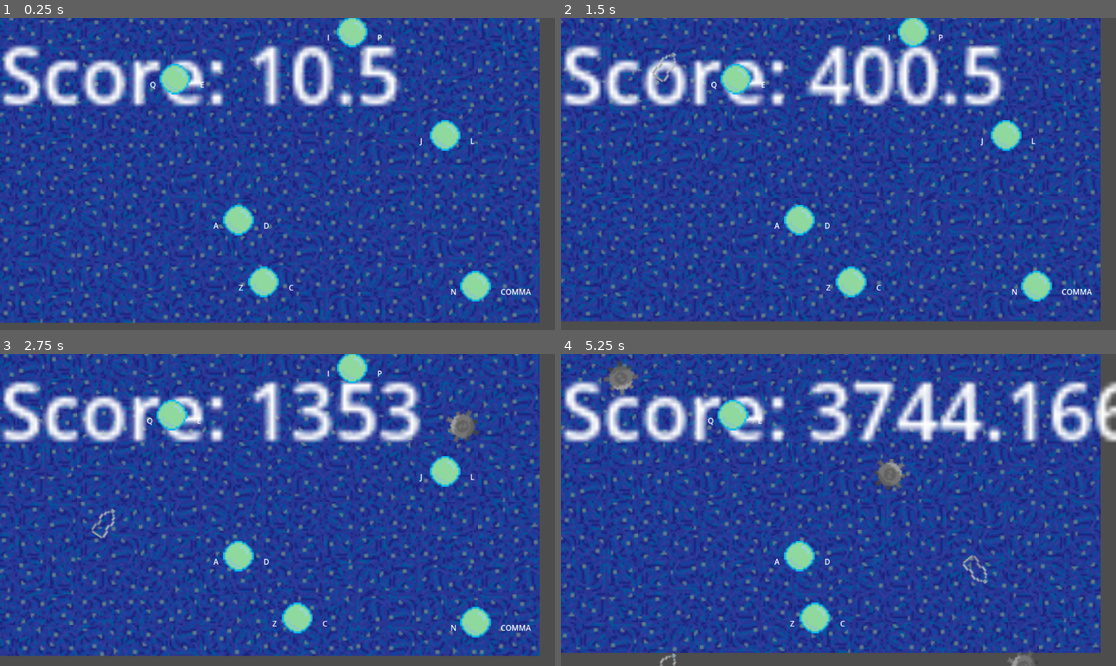
Above: before the commit, frames 1-4 (two rows, left to right).
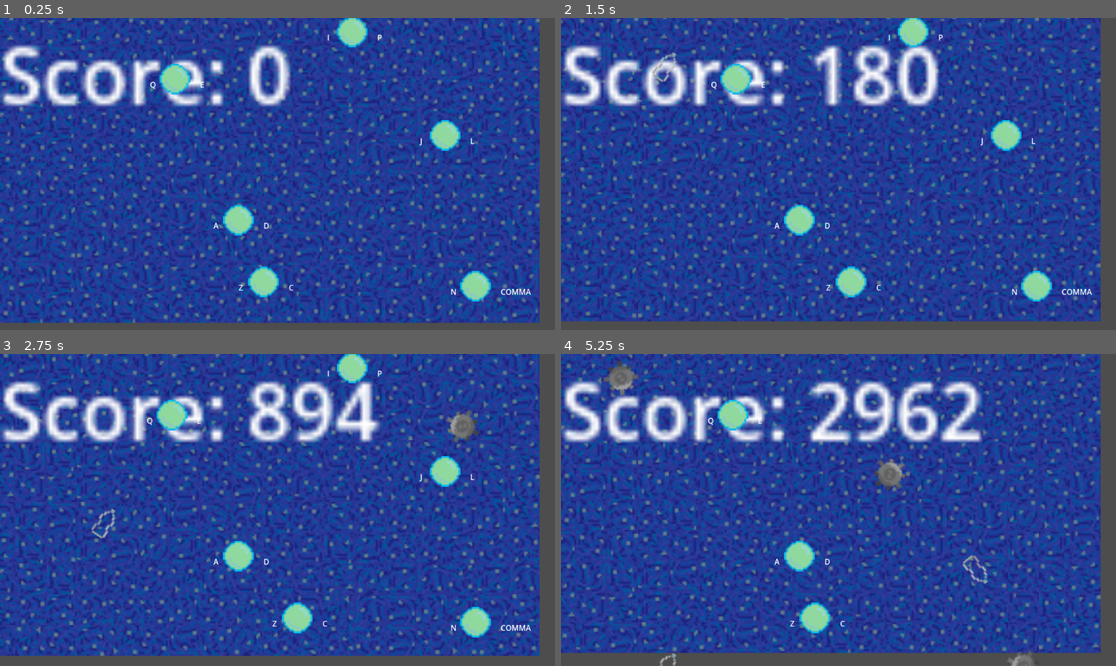
Above: after the commit, the same moments.

Repository: jschavey/bubble-ggj2025
Game: Godot game, scene res://main.tscn
Same seed, same stepped clock (60 frames per second), same inputs: the game is played once before the commit and once after it.
Inputs:
- Up to frame 1 (0.25 s): no input
- Up to frame 2 (1.5 s): tap Enter at 0.5 s; hold C (move_right_3) 0.53-1.28 s; tap Q (move_left_2) at 0.6 s; hold Z (move_left_3) from 1.28 s (still down); tap E (move_right_2) at 1.35 s
- Up to frame 3 (2.75 s): release Z (move_left_3) at 2.03 s; hold C (move_right_3) from 2.03 s (still down); tap Q (move_left_2) at 2.1 s
- Up to frame 4 (5.25 s): tap E (move_right_2) at 2.85, 4.35 s; release C (move_right_3) at 3.53 s; hold Z (move_left_3) from 3.53 s (still down); tap Q (move_left_2) at 3.6, 5.1 s

The runs differ from the first frame. In frame 1, 3.3% of the frame differs, in the area x 44-73%, y 8-29%; in frame 2, 2.9%; in frame 3, 3.9%; in frame 4, 6.2%, in the area x 44-100%, y 8-29%.

Commit message:
make score int

Diff:
--- a/bubble.gd
+++ b/bubble.gd
@@ -84,5 +84,5 @@
 			return event.as_text_physical_keycode()
 	return action
 
-func get_score() -> float:
+func get_score() -> int:
 	return score
